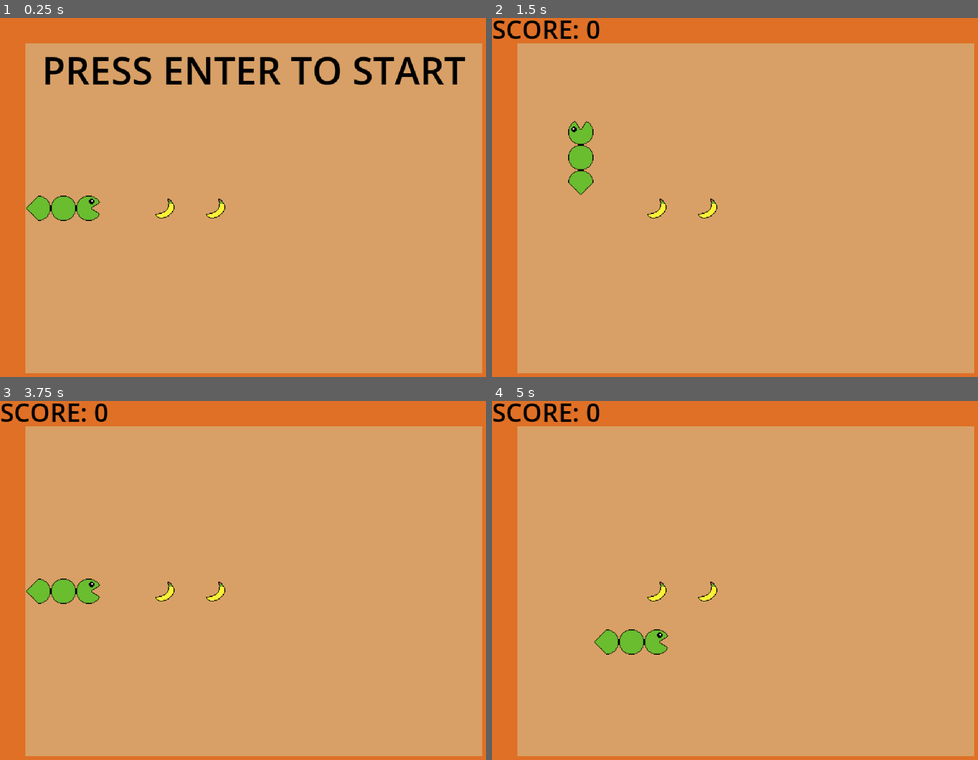
Above: before the commit, frames 1-4 (two rows, left to right).
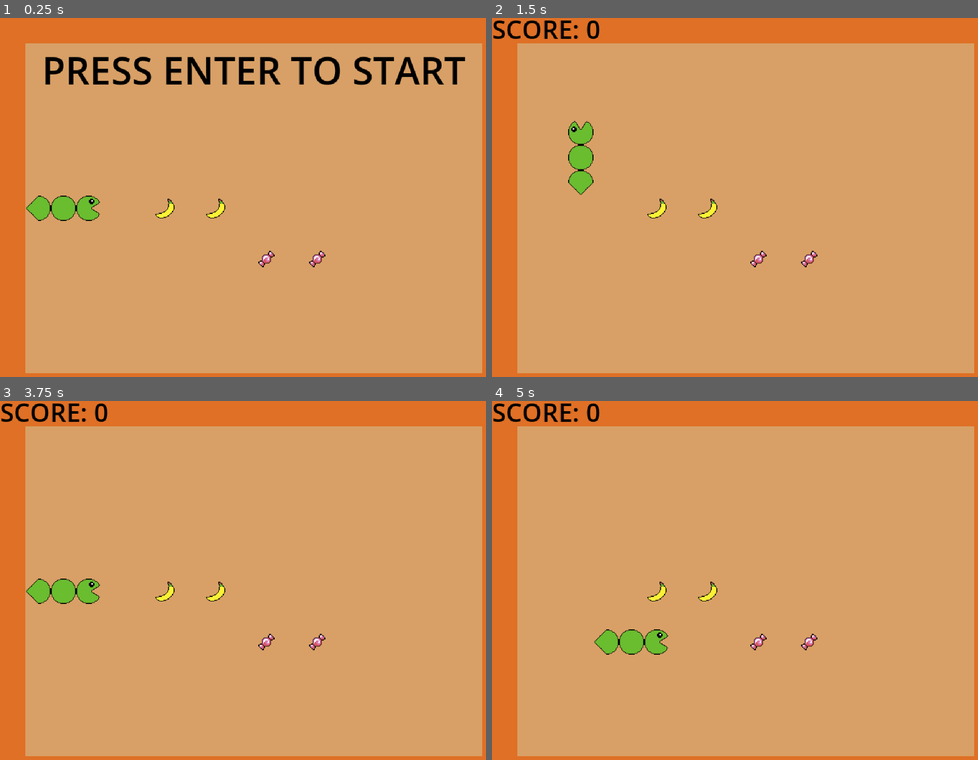
Above: after the commit, the same moments.

Repository: tkrippes/the-diabetic-pac-snake
Game: Godot game, scene res://scenes/main.tscn
Two runs of this game, one before a commit and one after it. Both use one fixed random seed, a clock stepped at 60 frames per second and the inputs below.
Inputs:
- Up to frame 1 (0.25 s): no input
- Up to frame 2 (1.5 s): tap Enter (enter) at 0.5, 0.6, 1.35 s; hold Up (move_up) from 0.53 s (still down)
- Up to frame 3 (3.75 s): release Up (move_up) at 2.03 s; hold Left (move_left) 2.03-3.53 s; tap Enter (enter) at 2.1, 2.85, 3.5, 3.6 s; hold Down (move_down) from 3.53 s (still down)
- Up to frame 4 (5 s): release Down (move_down) at 4.28 s; hold Right (move_right) from 4.28 s (still down); tap Enter (enter) at 4.35 s

The runs differ from the first frame. In frame 1, 0.2% of the frame differs, in the area x 53-67%, y 64-70%; in frame 2, 0.2%; in frame 3, 0.2%; in frame 4, 0.2%.

Commit message:
feat: add sweets to world
reset sweets on restart

Diff:
--- a/project.godot
+++ b/project.godot
@@ -43,6 +43,7 @@
 
 walls=""
 fruits=""
+sweets=""
 
 [input]
 
--- /dev/null
+++ b/scenes/sweets/candy.tscn
@@ -0,0 +1,15 @@
+[gd_scene load_steps=4 format=3 uid="uid://b1wbwcah03bqv"]
+
+[ext_resource type="PackedScene" uid="uid://5vg4g1bbnlt4" path="res://scenes/sweets/sweet.tscn" id="1_kk45s"]
+[ext_resource type="Texture2D" uid="uid://14p8fyjdxx15" path="res://assets/art/Candy.png" id="2_rx2tc"]
+
+[sub_resource type="CircleShape2D" id="CircleShape2D_qm5oq"]
+radius = 11.0
+
+[node name="Candy" instance=ExtResource("1_kk45s")]
+
+[node name="Sprite" parent="." index="0"]
+texture = ExtResource("2_rx2tc")
+
+[node name="Hitbox" parent="." index="1"]
+shape = SubResource("CircleShape2D_qm5oq")
--- /dev/null
+++ b/scenes/sweets/sweet.tscn
@@ -0,0 +1,7 @@
+[gd_scene format=3 uid="uid://5vg4g1bbnlt4"]
+
+[node name="Sweet" type="Area2D" groups=["sweets"]]
+
+[node name="Sprite" type="Sprite2D" parent="."]
+
+[node name="Hitbox" type="CollisionShape2D" parent="."]
--- a/scenes/world.tscn
+++ b/scenes/world.tscn
@@ -1,13 +1,15 @@
-[gd_scene load_steps=5 format=3 uid="uid://d1aefsrrunjab"]
+[gd_scene load_steps=6 format=3 uid="uid://d1aefsrrunjab"]
 
 [ext_resource type="Script" uid="uid://dus8anil2juab" path="res://scripts/world.gd" id="1_4wyf3"]
 [ext_resource type="PackedScene" uid="uid://dvih3eix4tmwx" path="res://scenes/arena.tscn" id="1_rwgxs"]
 [ext_resource type="PackedScene" uid="uid://cqqmj8c047o68" path="res://scenes/snake.tscn" id="2_4wyf3"]
 [ext_resource type="PackedScene" uid="uid://vidnq8u5568r" path="res://scenes/fruits/banana.tscn" id="4_k0juu"]
+[ext_resource type="PackedScene" uid="uid://b1wbwcah03bqv" path="res://scenes/sweets/candy.tscn" id="5_71j4m"]
 
 [node name="World" type="Node2D"]
 script = ExtResource("1_4wyf3")
 fruit_scene = ExtResource("4_k0juu")
+sweet_scene = ExtResource("5_71j4m")
 
 [node name="Arena" parent="." instance=ExtResource("1_rwgxs")]
 
@@ -21,5 +23,11 @@
 [node name="Banana2" parent="." instance=ExtResource("4_k0juu")]
 position = Vector2(272, 240)
 
+[node name="Candy1" parent="." instance=ExtResource("5_71j4m")]
+position = Vector2(400, 304)
+
+[node name="Candy2" parent="." instance=ExtResource("5_71j4m")]
+position = Vector2(336, 304)
+
 [connection signal="ate_fruit" from="Snake" to="." method="_on_snake_ate_fruit"]
 [connection signal="died" from="Snake" to="." method="_on_snake_died"]
--- a/scripts/main.gd
+++ b/scripts/main.gd
@@ -42,6 +42,7 @@
 	user_interface.show_start_label()
 	world.reset_snake()
 	world.reset_fruits()
+	world.reset_sweets()
 
 
 func _set_score(score: int) -> void:
--- a/scripts/world.gd
+++ b/scripts/world.gd
@@ -5,10 +5,15 @@
 signal snake_died
 
 @export var fruit_scene: PackedScene
+@export var sweet_scene: PackedScene
 
 @onready var snake: Snake = $Snake
+
 @onready var fruits: Array[Node2D] = [$Banana1, $Banana2]
 @onready var initial_fruit_positions: Array[Vector2] = [fruits[0].position, fruits[1].position]
+
+@onready var sweets: Array[Node2D] = [$Candy1, $Candy2]
+@onready var initial_sweet_positions: Array[Vector2] = [sweets[0].position, sweets[1].position]
 
 
 func _on_snake_ate_fruit() -> void:
@@ -17,6 +22,7 @@
 
 func _on_snake_died() -> void:
 	get_tree().call_group("fruits", "queue_free")
+	get_tree().call_group("sweets", "queue_free")
 	snake_died.emit()
 
 
@@ -37,3 +43,14 @@
 
 		fruits.append(fruit)
 		add_child(fruit)
+
+
+func reset_sweets() -> void:
+	sweets.clear()
+
+	for i in range(initial_sweet_positions.size()):
+		var sweet: Node2D = sweet_scene.instantiate()
+		sweet.position = initial_sweet_positions[i]
+
+		sweets.append(sweet)
+		add_child(sweet)
